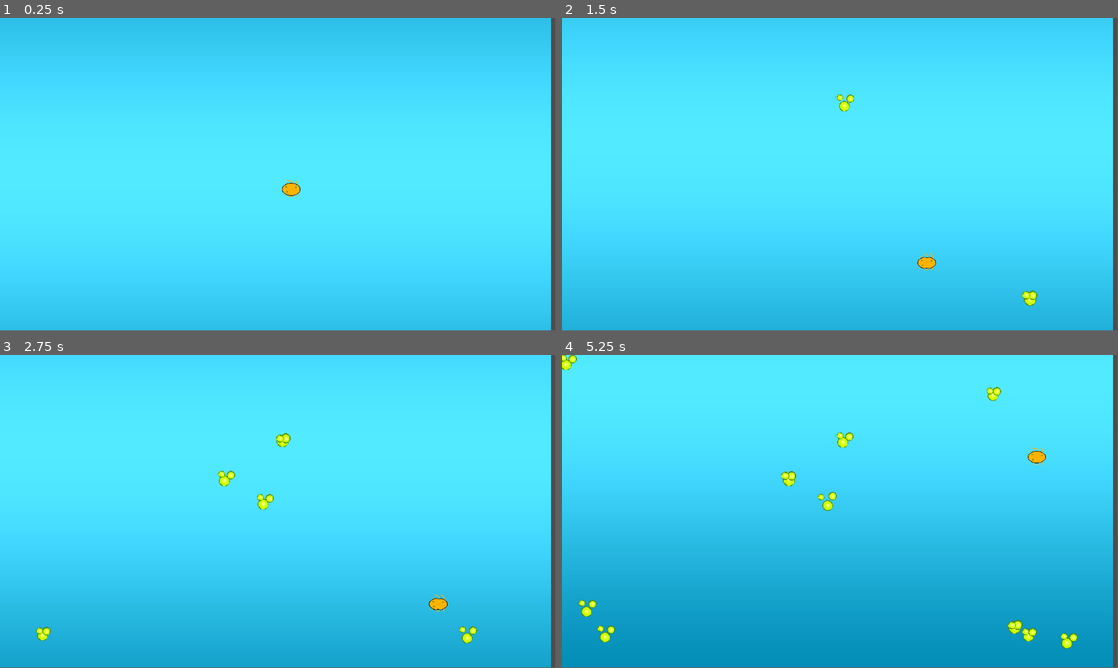
Above: before the commit, frames 1-4 (two rows, left to right).
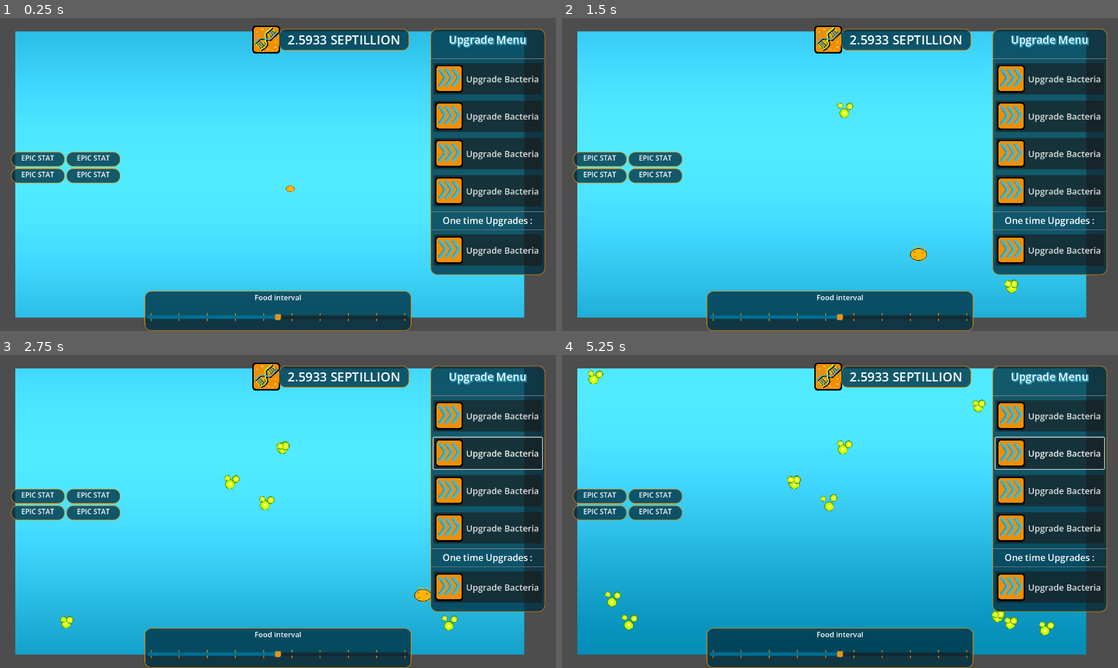
Above: after the commit, the same moments.

Repository: MisterIXI/chili-code-jam-4
Game: Godot game, scene res://entities/game/game_scene.tscn
Same seed, same stepped clock (60 frames per second), same inputs: the game is played once before the commit and once after it. The project has no main scene, so this scene is started directly. The engine's default icon, where the game draws it, is replaced by a stand-in: a white triangle on a blue panel in a dark square.
Inputs (mouse positions are in pixels of both pictures, inside the frame that each line leads up to):
- Up to frame 1 (0.25 s): no input
- Up to frame 2 (1.5 s): click (1051, 77) at 0.5 s, where only the run after the commit has a clickable "Upgrade Bacteria"; move the mouse to (962, 158) at 1.27 s; hold D (move_right) from 1.28 s (still down); click (962, 158) at 1.42 s
- Up to frame 3 (2.75 s): move the mouse to (166, 527) at 2.02 s; release D (move_right) at 2.03 s; hold Down (move_backward) from 2.03 s (still down); click (166, 527) at 2.17 s
- Up to frame 4 (5.25 s): move the mouse to (895, 442) at 2.77 s; release Down (move_backward) at 2.78 s; hold D (move_right) 2.78-3.53 s; click (895, 442) at 2.92 s; move the mouse to (812, 574) at 3.52 s; hold W (move_forward) 3.53-4.28 s; click (812, 574) at 3.67 s; move the mouse to (1006, 558) at 4.27 s; hold A (move_left) from 4.28 s (still down); click (1006, 558) at 4.42 s; move the mouse to (673, 464) at 5.02 s; click (673, 464) at 5.17 s
In our replay, the window is 799x449 before the commit and 800x450 after it. These sizes can differ from the game's own. Grey fills any space a smaller window leaves; there, only what the larger window draws over its background counts as a difference.

The runs differ from the first frame. In frame 1, 36% of the frame differs, in the area x 0-100%, y 0-100%; in frame 2, 37%; in frame 3, 37%; in frame 4, 38%.

Commit message:
main_menu_icons_hud_and_theme

Diff:
--- /dev/null
+++ b/data/bacteria_theme.tres
@@ -0,0 +1,33 @@
+[gd_resource type="Theme" format=3 uid="uid://di4cph6tj0ntt"]
+
+[ext_resource type="Texture2D" uid="uid://trfb1s1avh1o" path="res://textures/ui/toggle_on.png" id="1_6ki1c"]
+[ext_resource type="Texture2D" uid="uid://dh8kk48y1y8rd" path="res://textures/ui/toggle_off.png" id="2_2l6yh"]
+[ext_resource type="Texture2D" uid="uid://b3k7h0a8yuj5m" path="res://textures/ui/slider_grabber.png" id="3_2w6q3"]
+[ext_resource type="Texture2D" uid="uid://c12oj8jmrofw3" path="res://textures/ui/slider_grabber_hl.png" id="4_7v2m8"]
+[ext_resource type="Texture2D" uid="uid://c63galqkfiyvg" path="res://textures/ui/hslider_tick.png" id="5_x5k43"]
+
+[sub_resource type="StyleBoxFlat" id="StyleBoxFlat_2w6q3"]
+bg_color = Color(0, 0.43137255, 0.5647059, 1)
+
+[sub_resource type="StyleBoxFlat" id="StyleBoxFlat_0ryiu"]
+bg_color = Color(0, 0.1882353, 0.25490198, 0.7764706)
+border_width_left = 2
+border_width_top = 2
+border_width_right = 2
+border_width_bottom = 2
+border_color = Color(0.94509804, 0.56078434, 0.003921569, 1)
+border_blend = true
+corner_radius_top_left = 15
+corner_radius_top_right = 15
+corner_radius_bottom_right = 15
+corner_radius_bottom_left = 15
+corner_detail = 20
+
+[resource]
+CheckButton/icons/checked = ExtResource("1_6ki1c")
+CheckButton/icons/unchecked = ExtResource("2_2l6yh")
+HSlider/icons/grabber = ExtResource("3_2w6q3")
+HSlider/icons/grabber_highlight = ExtResource("4_7v2m8")
+HSlider/icons/tick = ExtResource("5_x5k43")
+HSlider/styles/grabber_area = SubResource("StyleBoxFlat_2w6q3")
+PanelContainer/styles/panel = SubResource("StyleBoxFlat_0ryiu")
--- /dev/null
+++ b/data/new_style_box_empty.tres
@@ -0,0 +1,3 @@
+[gd_resource type="StyleBoxEmpty" format=3 uid="uid://dadd4jcnsaa46"]
+
+[resource]
--- a/entities/bacteria/Sprite_Frame_Bacteria_01.tres
+++ b/entities/bacteria/Sprite_Frame_Bacteria_01.tres
@@ -46,6 +46,30 @@
 atlas = ExtResource("1_bboed")
 region = Rect2(320, 0, 64, 64)
 
+[sub_resource type="AtlasTexture" id="AtlasTexture_hw2pg"]
+atlas = ExtResource("1_bboed")
+region = Rect2(704, 0, 64, 64)
+
+[sub_resource type="AtlasTexture" id="AtlasTexture_ppr8k"]
+atlas = ExtResource("1_bboed")
+region = Rect2(768, 0, 64, 64)
+
+[sub_resource type="AtlasTexture" id="AtlasTexture_ds22e"]
+atlas = ExtResource("1_bboed")
+region = Rect2(832, 0, 64, 64)
+
+[sub_resource type="AtlasTexture" id="AtlasTexture_fx5rt"]
+atlas = ExtResource("1_bboed")
+region = Rect2(896, 0, 64, 64)
+
+[sub_resource type="AtlasTexture" id="AtlasTexture_f8vur"]
+atlas = ExtResource("1_bboed")
+region = Rect2(960, 0, 64, 64)
+
+[sub_resource type="AtlasTexture" id="AtlasTexture_uyo0n"]
+atlas = ExtResource("1_bboed")
+region = Rect2(1024, 0, 64, 64)
+
 [resource]
 animations = [{
 "frames": [{
@@ -90,4 +114,27 @@
 "loop": true,
 "name": &"idle",
 "speed": 10.0
+}, {
+"frames": [{
+"duration": 1.0,
+"texture": SubResource("AtlasTexture_hw2pg")
+}, {
+"duration": 1.0,
+"texture": SubResource("AtlasTexture_ppr8k")
+}, {
+"duration": 1.0,
+"texture": SubResource("AtlasTexture_ds22e")
+}, {
+"duration": 1.0,
+"texture": SubResource("AtlasTexture_fx5rt")
+}, {
+"duration": 1.0,
+"texture": SubResource("AtlasTexture_f8vur")
+}, {
+"duration": 1.0,
+"texture": SubResource("AtlasTexture_uyo0n")
+}],
+"loop": false,
+"name": &"spawn",
+"speed": 8.0
 }]
--- a/entities/game/game_scene.tscn
+++ b/entities/game/game_scene.tscn
@@ -3,6 +3,7 @@
 [ext_resource type="Material" uid="uid://i7r7rm4i8ve8" path="res://shaders/shader_material_background.tres" id="1_bjl4v"]
 [ext_resource type="PackedScene" uid="uid://bkyt3dnhvyv6a" path="res://entities/bacteria/spawn_manager.tscn" id="2_h5h23"]
 [ext_resource type="PackedScene" uid="uid://bm2qdu4vgow0m" path="res://autoload/food_manager.tscn" id="3_dfmu6"]
+[ext_resource type="PackedScene" uid="uid://dwvoty2x2wcd4" path="res://entities/ui/game_ui.tscn" id="4_h5h23"]
 
 [sub_resource type="PhysicsMaterial" id="PhysicsMaterial_plbgc"]
 friction = 0.0
@@ -50,3 +51,5 @@
 position = Vector2(-980, -81)
 rotation = 1.5707964
 shape = SubResource("RectangleShape2D_4d0ye")
+
+[node name="Game_UI" parent="." unique_id=845483542 instance=ExtResource("4_h5h23")]
--- a/entities/test/bubble.gd
+++ b/entities/test/bubble.gd
@@ -10,7 +10,7 @@
 func setup(_life_time : float, _speed : float) -> void:
 	linear_velocity = Vector2(_speed,_speed)
 	life_time = _life_time
-	print("setup complete")
+	anim_sprite.play("spawn")
 
 func _physics_process(delta: float) -> void:
 	life_time -= delta
--- a/entities/test/bubble.tscn
+++ b/entities/test/bubble.tscn
@@ -21,6 +21,7 @@
 [node name="AnimatedSprite2D" type="AnimatedSprite2D" parent="." unique_id=187898852]
 modulate = Color(0.94509804, 0.56078434, 0.003921569, 1)
 sprite_frames = ExtResource("2_t2k6f")
-animation = &"idle"
+animation = &"spawn"
 autoplay = "idle"
-frame_progress = 0.16272227
+frame = 5
+frame_progress = 1.0
--- a/entities/ui/game_ui.tscn
+++ b/entities/ui/game_ui.tscn
@@ -5,6 +5,8 @@
 [ext_resource type="Texture2D" uid="uid://04dxp6hclosk" path="res://icon.svg" id="1_uvj7p"]
 [ext_resource type="Material" uid="uid://i7r7rm4i8ve8" path="res://shaders/shader_material_background.tres" id="2_7g2dv"]
 [ext_resource type="Shader" uid="uid://cibke4huika2y" path="res://shaders/background_color_wave.gdshader" id="4_t6hpy"]
+[ext_resource type="Texture2D" uid="uid://b6aioio1nq4k8" path="res://textures/ui/currency_dna.png" id="6_6wbph"]
+[ext_resource type="Texture2D" uid="uid://d2v7nnfuwswtq" path="res://textures/ui/upgrade_speed.png" id="8_w31hu"]
 
 [sub_resource type="ShaderMaterial" id="ShaderMaterial_pp468"]
 shader = ExtResource("4_t6hpy")
@@ -22,11 +24,16 @@
 
 [sub_resource type="StyleBoxEmpty" id="StyleBoxEmpty_7g2dv"]
 
+[sub_resource type="StyleBoxEmpty" id="StyleBoxEmpty_w31hu"]
+
+[sub_resource type="StyleBoxEmpty" id="StyleBoxEmpty_08gs2"]
+
 [node name="Game_UI" type="CanvasLayer" unique_id=845483542]
 process_mode = 3
 script = ExtResource("1_7g2dv")
 
 [node name="Menu" type="Control" parent="." unique_id=1287745693]
+visible = false
 layout_mode = 3
 anchors_preset = 15
 anchor_right = 1.0
@@ -472,3 +479,300 @@
 [node name="Label" type="Label" parent="Menu/HBoxContainer/Credits_Container/VBoxContainer/Yannik_Container/VBoxContainer/MaxSpawnsContainer" unique_id=558144620]
 layout_mode = 2
 text = "Director"
+
+[node name="HUD" type="Control" parent="." unique_id=35774597]
+layout_mode = 3
+anchors_preset = 15
+anchor_right = 1.0
+anchor_bottom = 1.0
+grow_horizontal = 2
+grow_vertical = 2
+
+[node name="Dna_Margin" type="MarginContainer" parent="HUD" unique_id=193575111]
+layout_mode = 1
+anchors_preset = 5
+anchor_left = 0.5
+anchor_right = 0.5
+offset_left = -302.0
+offset_right = 302.0
+offset_bottom = 50.0
+grow_horizontal = 2
+theme_override_constants/margin_left = 25
+theme_override_constants/margin_top = 25
+theme_override_constants/margin_right = 25
+theme_override_constants/margin_bottom = 25
+
+[node name="HBoxContainer" type="HBoxContainer" parent="HUD/Dna_Margin" unique_id=1598802701]
+layout_mode = 2
+
+[node name="DNA_Header" type="PanelContainer" parent="HUD/Dna_Margin/HBoxContainer" unique_id=634438759]
+custom_minimum_size = Vector2(300, 50)
+layout_mode = 2
+mouse_filter = 1
+theme_override_styles/panel = SubResource("StyleBoxEmpty_w31hu")
+
+[node name="TextureRect" type="TextureRect" parent="HUD/Dna_Margin/HBoxContainer/DNA_Header" unique_id=1961071761]
+layout_mode = 2
+size_flags_horizontal = 8
+texture = ExtResource("6_6wbph")
+expand_mode = 2
+stretch_mode = 3
+
+[node name="DNA_Panel" type="PanelContainer" parent="HUD/Dna_Margin/HBoxContainer" unique_id=1512222146]
+custom_minimum_size = Vector2(300, 50)
+layout_mode = 2
+size_flags_horizontal = 0
+size_flags_vertical = 0
+
+[node name="dna_value" type="RichTextLabel" parent="HUD/Dna_Margin/HBoxContainer/DNA_Panel" unique_id=1838924900]
+layout_mode = 2
+size_flags_vertical = 4
+theme_override_font_sizes/normal_font_size = 29
+text = "2.5933 SEPTILLION"
+fit_content = true
+horizontal_alignment = 1
+
+[node name="Stats_Margin" type="MarginContainer" parent="HUD" unique_id=583007973]
+layout_mode = 1
+anchors_preset = 4
+anchor_top = 0.5
+anchor_bottom = 0.5
+offset_top = -77.0
+offset_right = 958.0
+offset_bottom = 77.0
+grow_vertical = 2
+theme_override_constants/margin_left = 25
+theme_override_constants/margin_top = 25
+theme_override_constants/margin_right = 25
+theme_override_constants/margin_bottom = 25
+
+[node name="Stat_Panel" type="PanelContainer" parent="HUD/Stats_Margin" unique_id=438189905]
+layout_mode = 2
+size_flags_horizontal = 0
+theme_override_styles/panel = SubResource("StyleBoxEmpty_08gs2")
+
+[node name="GridContainer" type="GridContainer" parent="HUD/Stats_Margin/Stat_Panel" unique_id=681321474]
+layout_mode = 2
+columns = 2
+
+[node name="DNA_Panel5" type="PanelContainer" parent="HUD/Stats_Margin/Stat_Panel/GridContainer" unique_id=415950968]
+layout_mode = 2
+size_flags_horizontal = 4
+size_flags_vertical = 0
+
+[node name="epic_stat_01" type="RichTextLabel" parent="HUD/Stats_Margin/Stat_Panel/GridContainer/DNA_Panel5" unique_id=494110380]
+custom_minimum_size = Vector2(120, 30)
+layout_mode = 2
+size_flags_vertical = 4
+text = "EPIC STAT"
+fit_content = true
+horizontal_alignment = 1
+
+[node name="DNA_Panel6" type="PanelContainer" parent="HUD/Stats_Margin/Stat_Panel/GridContainer" unique_id=391298848]
+layout_mode = 2
+size_flags_horizontal = 4
+size_flags_vertical = 0
+
+[node name="epic_stat_02" type="RichTextLabel" parent="HUD/Stats_Margin/Stat_Panel/GridContainer/DNA_Panel6" unique_id=369452133]
+custom_minimum_size = Vector2(120, 30)
+layout_mode = 2
+size_flags_vertical = 4
+text = "EPIC STAT"
+fit_content = true
+horizontal_alignment = 1
+
+[node name="DNA_Panel3" type="PanelContainer" parent="HUD/Stats_Margin/Stat_Panel/GridContainer" unique_id=1044816079]
+layout_mode = 2
+size_flags_horizontal = 4
+size_flags_vertical = 0
+
+[node name="epic_stat_03" type="RichTextLabel" parent="HUD/Stats_Margin/Stat_Panel/GridContainer/DNA_Panel3" unique_id=838124827]
+custom_minimum_size = Vector2(120, 30)
+layout_mode = 2
+size_flags_vertical = 4
+text = "EPIC STAT"
+fit_content = true
+horizontal_alignment = 1
+
+[node name="DNA_Panel4" type="PanelContainer" parent="HUD/Stats_Margin/Stat_Panel/GridContainer" unique_id=66092907]
+layout_mode = 2
+size_flags_horizontal = 4
+size_flags_vertical = 0
+
+[node name="epic_stat_04" type="RichTextLabel" parent="HUD/Stats_Margin/Stat_Panel/GridContainer/DNA_Panel4" unique_id=795227367]
+custom_minimum_size = Vector2(120, 30)
+layout_mode = 2
+size_flags_vertical = 4
+text = "EPIC STAT"
+fit_content = true
+horizontal_alignment = 1
+
+[node name="VBoxContainer" type="VBoxContainer" parent="HUD/Stats_Margin/Stat_Panel" unique_id=1287557712]
+layout_mode = 2
+
+[node name="Button_Margin" type="MarginContainer" parent="HUD" unique_id=2010309721]
+layout_mode = 1
+anchors_preset = 1
+anchor_left = 1.0
+anchor_right = 1.0
+offset_left = -264.0
+offset_bottom = 566.0
+grow_horizontal = 0
+theme_override_constants/margin_left = 25
+theme_override_constants/margin_top = 25
+theme_override_constants/margin_right = 25
+theme_override_constants/margin_bottom = 25
+
+[node name="Upgrade_Panel" type="PanelContainer" parent="HUD/Button_Margin" unique_id=1863735326]
+layout_mode = 2
+
+[node name="VBoxContainer" type="VBoxContainer" parent="HUD/Button_Margin/Upgrade_Panel" unique_id=1833592461]
+layout_mode = 2
+
+[node name="Button_header" type="MarginContainer" parent="HUD/Button_Margin/Upgrade_Panel/VBoxContainer" unique_id=1837150648]
+layout_mode = 2
+theme_override_constants/margin_left = 5
+theme_override_constants/margin_top = 5
+theme_override_constants/margin_right = 5
+theme_override_constants/margin_bottom = 5
+
+[node name="SFX_Header" type="Label" parent="HUD/Button_Margin/Upgrade_Panel/VBoxContainer/Button_header" unique_id=1304589102]
+custom_minimum_size = Vector2(250, 50)
+layout_mode = 2
+theme_override_colors/font_shadow_color = Color(0.25490198, 0.73333335, 0.8509804, 1)
+theme_override_colors/font_outline_color = Color(0, 0.43137255, 0.5647059, 1)
+theme_override_constants/shadow_offset_x = 1
+theme_override_constants/shadow_offset_y = 1
+theme_override_constants/outline_size = 5
+theme_override_constants/shadow_outline_size = 7
+theme_override_font_sizes/font_size = 25
+text = "Upgrade Menu"
+horizontal_alignment = 1
+
+[node name="HSeparator" type="HSeparator" parent="HUD/Button_Margin/Upgrade_Panel/VBoxContainer" unique_id=706811083]
+layout_mode = 2
+
+[node name="Button_01" type="MarginContainer" parent="HUD/Button_Margin/Upgrade_Panel/VBoxContainer" unique_id=709358504]
+layout_mode = 2
+theme_override_constants/margin_left = 5
+theme_override_constants/margin_top = 5
+theme_override_constants/margin_right = 5
+theme_override_constants/margin_bottom = 5
+
+[node name="Button" type="Button" parent="HUD/Button_Margin/Upgrade_Panel/VBoxContainer/Button_01" unique_id=234773086]
+layout_mode = 2
+theme_override_font_sizes/font_size = 20
+text = "Upgrade Bacteria"
+icon = ExtResource("8_w31hu")
+
+[node name="Button_02" type="MarginContainer" parent="HUD/Button_Margin/Upgrade_Panel/VBoxContainer" unique_id=779669658]
+layout_mode = 2
+theme_override_constants/margin_left = 5
+theme_override_constants/margin_top = 5
+theme_override_constants/margin_right = 5
+theme_override_constants/margin_bottom = 5
+
+[node name="Button" type="Button" parent="HUD/Button_Margin/Upgrade_Panel/VBoxContainer/Button_02" unique_id=239659868]
+layout_mode = 2
+theme_override_font_sizes/font_size = 20
+text = "Upgrade Bacteria"
+icon = ExtResource("8_w31hu")
+
+[node name="Button_03" type="MarginContainer" parent="HUD/Button_Margin/Upgrade_Panel/VBoxContainer" unique_id=1769445352]
+layout_mode = 2
+theme_override_constants/margin_left = 5
+theme_override_constants/margin_top = 5
+theme_override_constants/margin_right = 5
+theme_override_constants/margin_bottom = 5
+
+[node name="Button" type="Button" parent="HUD/Button_Margin/Upgrade_Panel/VBoxContainer/Button_03" unique_id=379740818]
+layout_mode = 2
+theme_override_font_sizes/font_size = 20
+text = "Upgrade Bacteria"
+icon = ExtResource("8_w31hu")
+
+[node name="Button_04" type="MarginContainer" parent="HUD/Button_Margin/Upgrade_Panel/VBoxContainer" unique_id=1465490427]
+layout_mode = 2
+theme_override_constants/margin_left = 5
+theme_override_constants/margin_top = 5
+theme_override_constants/margin_right = 5
+theme_override_constants/margin_bottom = 5
+
+[node name="Button" type="Button" parent="HUD/Button_Margin/Upgrade_Panel/VBoxContainer/Button_04" unique_id=1746218459]
+layout_mode = 2
+theme_override_font_sizes/font_size = 20
+text = "Upgrade Bacteria"
+icon = ExtResource("8_w31hu")
+
+[node name="HSeparator2" type="HSeparator" parent="HUD/Button_Margin/Upgrade_Panel/VBoxContainer" unique_id=753344662]
+layout_mode = 2
+
+[node name="Label" type="Label" parent="HUD/Button_Margin/Upgrade_Panel/VBoxContainer" unique_id=788431635]
+layout_mode = 2
+theme_override_font_sizes/font_size = 21
+text = "One time Upgrades :"
+horizontal_alignment = 1
+
+[node name="HSeparator3" type="HSeparator" parent="HUD/Button_Margin/Upgrade_Panel/VBoxContainer" unique_id=916192843]
+layout_mode = 2
+
+[node name="Button_05" type="MarginContainer" parent="HUD/Button_Margin/Upgrade_Panel/VBoxContainer" unique_id=1659418296]
+layout_mode = 2
+theme_override_constants/margin_left = 5
+theme_override_constants/margin_top = 5
+theme_override_constants/margin_right = 5
+theme_override_constants/margin_bottom = 5
+
+[node name="Button" type="Button" parent="HUD/Button_Margin/Upgrade_Panel/VBoxContainer/Button_05" unique_id=2054204383]
+layout_mode = 2
+theme_override_font_sizes/font_size = 20
+text = "Upgrade Bacteria"
+icon = ExtResource("8_w31hu")
+
+[node name="MarginContainer" type="MarginContainer" parent="HUD/Button_Margin/Upgrade_Panel/VBoxContainer" unique_id=352442472]
+layout_mode = 2
+theme_override_constants/margin_left = 5
+theme_override_constants/margin_top = 5
+theme_override_constants/margin_right = 5
+theme_override_constants/margin_bottom = 5
+
+[node name="Food_Slider_Margin" type="MarginContainer" parent="HUD" unique_id=85516309]
+layout_mode = 1
+anchors_preset = 7
+anchor_left = 0.5
+anchor_top = 1.0
+anchor_right = 0.5
+anchor_bottom = 1.0
+offset_left = -53.0
+offset_top = -81.0
+offset_right = 53.0
+grow_horizontal = 2
+grow_vertical = 0
+
+[node name="PanelContainer" type="PanelContainer" parent="HUD/Food_Slider_Margin" unique_id=82638676]
+layout_mode = 2
+
+[node name="VBoxContainer" type="VBoxContainer" parent="HUD/Food_Slider_Margin/PanelContainer" unique_id=1977708785]
+layout_mode = 2
+
+[node name="Label" type="Label" parent="HUD/Food_Slider_Margin/PanelContainer/VBoxContainer" unique_id=1556338963]
+layout_mode = 2
+theme_override_font_sizes/font_size = 17
+text = "Food interval"
+horizontal_alignment = 1
+vertical_alignment = 1
+
+[node name="MarginContainer" type="MarginContainer" parent="HUD/Food_Slider_Margin/PanelContainer/VBoxContainer" unique_id=355818802]
+layout_mode = 2
+theme_override_constants/margin_left = 5
+theme_override_constants/margin_top = 5
+theme_override_constants/margin_right = 5
+theme_override_constants/margin_bottom = 5
+
+[node name="HSlider" type="HSlider" parent="HUD/Food_Slider_Margin/PanelContainer/VBoxContainer/MarginContainer" unique_id=2115257033]
+custom_minimum_size = Vector2(600, 50)
+layout_mode = 2
+value = 50.0
+tick_count = 10
+ticks_on_borders = true
+ticks_position = 2
--- /dev/null
+++ b/entities/ui/upgrade_button_effect.gd
@@ -0,0 +1,25 @@
+extends Button
+
+
+var tween : Tween
+
+func _ready():
+	get_material().set_shader_parameter("ripple_origin", Vector2(0,0))
+	get_material().set_shader_parameter("ripple_radius", 0.0)
+
+func _input(event):
+	if event is InputEventMouseButton and event.pressed:
+		if get_global_rect().has_point(event.position):
+			var local_pos = (event.position - global_position) / size
+			get_material().set_shader_parameter("ripple_origin", local_pos)
+			ripple_effect()
+
+func ripple_effect():
+	tween = create_tween()
+	tween.tween_method(
+		func(value):
+			get_material().set_shader_parameter("ripple_radius", float(value) / 50.0),
+		0.0,
+		150.0,
+		1.5
+	)
--- a/project.godot
+++ b/project.godot
@@ -14,11 +14,24 @@
 config/features=PackedStringArray("4.6", "Forward Plus")
 config/icon="res://icon.svg"
 
+[audio]
+
+buses/default_bus_layout="res://data/default_bus_layout.tres"
+
 [autoload]
 
 GameData="*uid://cfm0lktxn84hs"
 PersistentManager="*uid://cstjq72d8dxvf"
 UpgradeManager="*uid://0mnd48woektt"
+
+[display]
+
+window/size/viewport_width=1280
+window/size/viewport_height=720
+
+[gui]
+
+theme/custom="uid://di4cph6tj0ntt"
 
 [input]
 
--- /dev/null
+++ b/shaders/glass_mask_shader.gdshader
@@ -0,0 +1,33 @@
+shader_type canvas_item;
+
+// Comment this if you want to use custom radius
+#define USE_CIRCUMRADIUS
+
+/** Transition of the mask effect. */
+uniform float progress: hint_range(0.0, 1.0) = 0.5;
+/** Center of the circle in normalized UV coordinates. */
+uniform vec2 center = vec2(0.5);
+
+#ifndef USE_CIRCUMRADIUS
+uniform float radius = 0.5;
+#endif
+
+void fragment() {
+	float aspect_ratio = 8.0 / 6.0;
+
+	// Scale coords to non-square screens.
+	vec2 ar_uv = vec2(aspect_ratio * UV.x, UV.y);
+	vec2 ar_center = vec2(aspect_ratio * center.x, center.y);
+
+	vec2 mask = ar_uv - ar_center;
+
+	#ifdef USE_CIRCUMRADIUS
+	float d1 = distance(ar_center, vec2(0.0, 0.0));
+	float d2 = distance(ar_center, vec2(0.0, 1.0));
+	float d3 = distance(ar_center, vec2(aspect_ratio * 1.0, 0.0));
+	float d4 = distance(ar_center, vec2(aspect_ratio * 1.0, 1.0));
+	float radius = max(max(d1, d2), max(d3, d4));
+	#endif
+
+	COLOR.a = step((1.0 - progress) * radius, length(mask));
+}
--- /dev/null
+++ b/shaders/upgrade_button.gdshader
@@ -0,0 +1,20 @@
+shader_type canvas_item;
+
+uniform vec2 ripple_origin = vec2(0.0, 0.0);
+uniform float ripple_radius : hint_range(0.0, 1.0) = 0.0;
+uniform float ripple_width : hint_range(0.01, 0.1) = 0.05;
+uniform vec4 ripple_color : source_color = vec4(1.0, 0.0, 0.0, 1.0);
+uniform vec4 base_color : source_color = vec4(1.0,1.0,1.0,1.0);
+uniform vec2 uv_scale = vec2 (1.0,0.5);
+
+void fragment() {
+    vec2 uv = UV * uv_scale - ripple_origin;
+    float dist = length(uv);
+
+    float ripple = smoothstep(ripple_radius, ripple_radius - ripple_width, dist) *
+                   smoothstep(ripple_radius + ripple_width, ripple_radius, dist);
+
+	float center_blend = smoothstep(0.0, ripple_radius - ripple_width, dist);
+
+    COLOR = mix(base_color, mix(base_color, ripple_color, ripple), center_blend);
+}
Renamed: default_bus_layout.tres -> data/default_bus_layout.tres
Not shown, added: entities/ui/upgrade_button_effect.gd.uid
Not shown, added: shaders/glass_mask_shader.gdshader.uid
Not shown, added: shaders/upgrade_button.gdshader.uid
Binary file changed: textures/asesprites/bacteria_01.aseprite
Binary file changed: textures/bacteria/bacteria_01.png
Binary file added: textures/ui/currency_dna.png
Not shown, added: textures/ui/currency_dna.png.import
Binary file added: textures/ui/hslider_tick.png
Not shown, added: textures/ui/hslider_tick.png.import
Binary file changed: textures/ui/panel.aseprite
Binary file added: textures/ui/slider_grabber.png
(and 9 more such lines)
